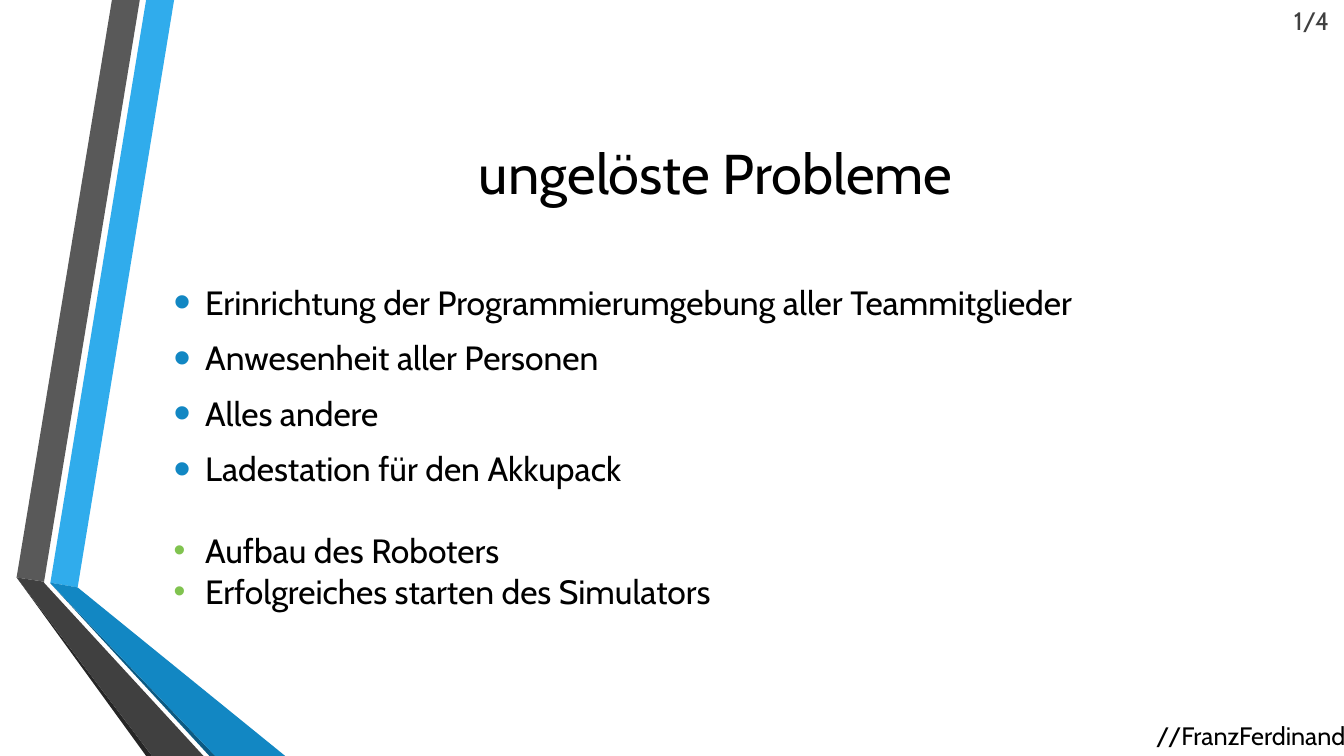
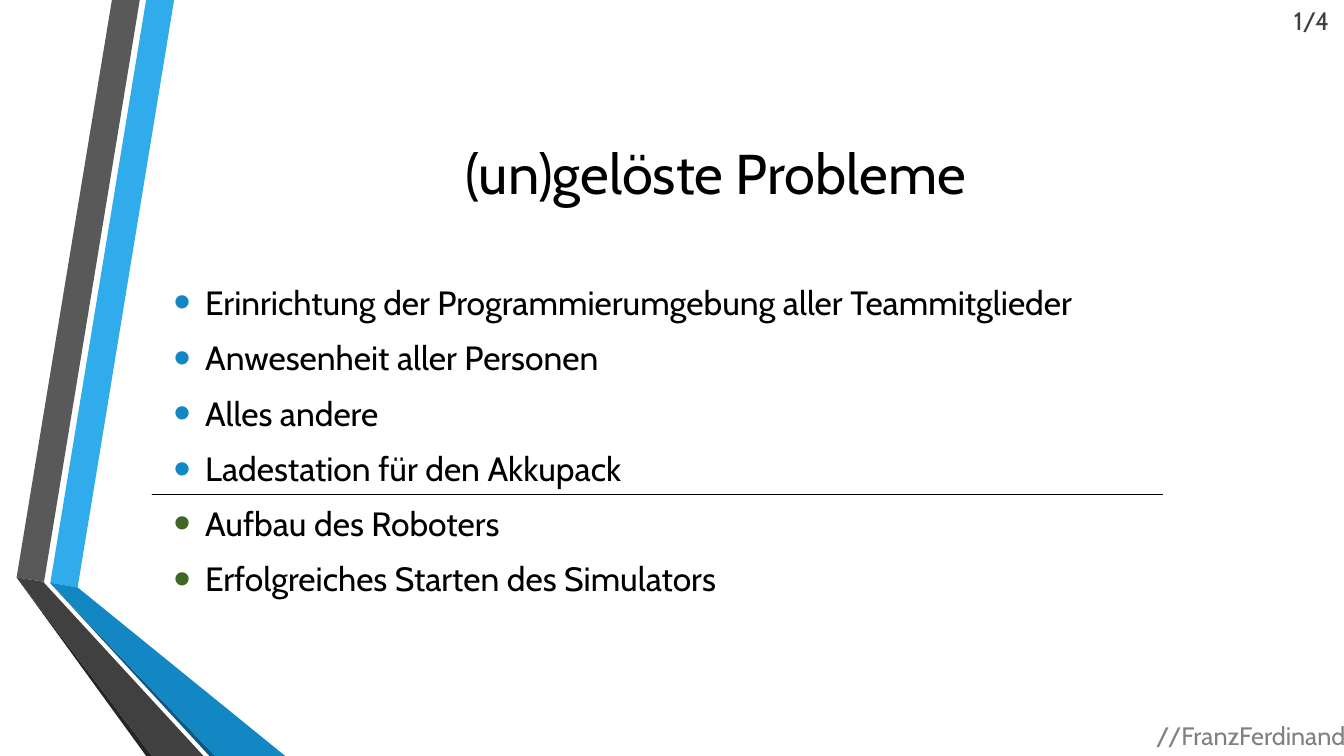
Before and after one commit to Sinnlosvoll/FranzFerdinand, a slide deck: slide 2 of Scrum/18.03.2014.pptm. Drawn at 1344x756 pixels with LibreOffice and Linux fonts; fonts in the diff are those of the drawing; background and template pictures are left out. Boxes give left, top, right and bottom in pixels: in the first picture for what was removed or moved away, otherwise in the second. Text is boxed around its words. In the diff, an @@ line names an element or a change of style, - is before the commit and + after.

```diff
--- a/Scrum/18.03.2014.pptm
+++ b/Scrum/18.03.2014.pptm
@@ title at [466, 152, 966, 207]: text changed @@
-ungelöste Probleme
+(un)gelöste Probleme
@@ text "Aufbau des Roboters": place and size @@
-text "Aufbau des Roboters" at [205, 537, 711, 612]
+text "Aufbau des Roboters" at [205, 510, 716, 599]
@@ text "Aufbau des Roboters" at [205, 510, 716, 599]: vertical alignment top to middle @@
@@ line added from (152, 494) to (1164, 494), #000000 0.75 pt @@
@@ text at [205, 510, 499, 537]: more space between paragraphs; bullet colour #80C34F to #3F6623 @@
@@ text at [205, 565, 716, 599]: text changed @@
-• Erfolgreiches starten des Simulators
+• Erfolgreiches Starten des Simulators
@@ text "//FranzFerdinand" at [1156, 726, 1344, 747]: text colour #000000 to #808080 @@
```
Also in this commit, not shown: 4 other slides changed, 7 other files.
